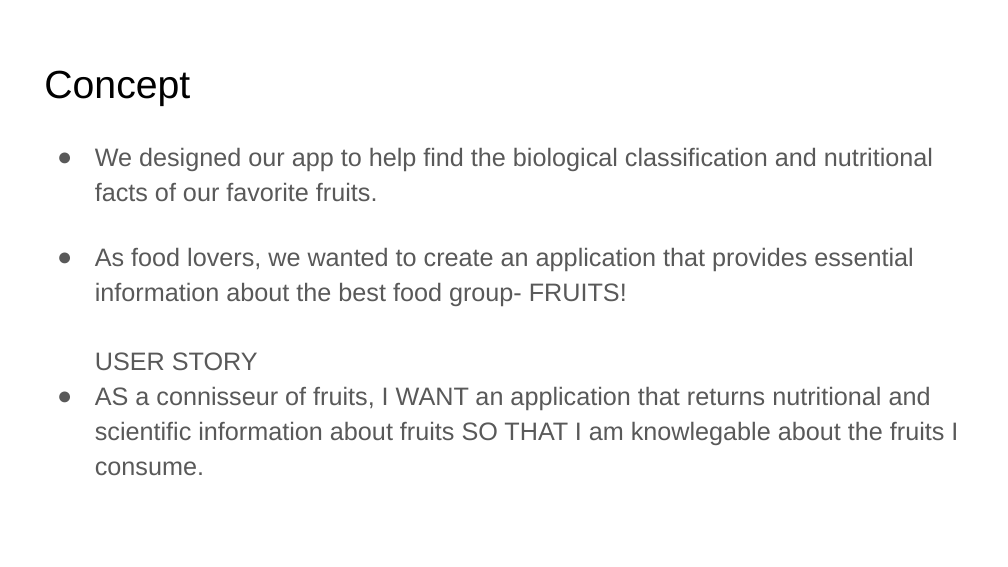
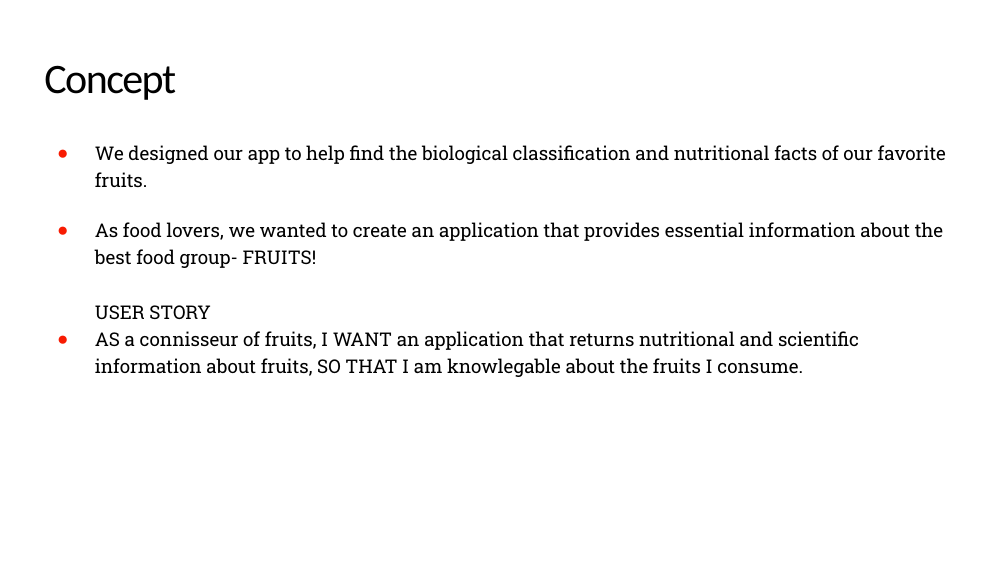
Before and after one commit to KatieThompson704/play-with-your-food, a slide deck: slide 3 of find-my-fruit_project1_HunterKatie.pptx. Drawn at 1008x567 pixels with LibreOffice and Linux fonts; fonts in the diff are those of the drawing. Boxes give left, top, right and bottom in pixels: in the first picture for what was removed or moved away, otherwise in the second. Text is boxed around its words. In the diff, an @@ line names an element or a change of style, - is before the commit and + after.

```diff
--- a/find-my-fruit_project1_HunterKatie.pptx
+++ b/find-my-fruit_project1_HunterKatie.pptx
@@ title "Concept" at box(44, 65, 176, 100): size 28 to 30 pt, font Arial to Calibri, letter spacing 0 to -1.1 pt; line spacing 1 to 0.85 @@
@@ text at box(95, 145, 946, 319): size 18 to 13.5 pt, font Arial to Roboto Slab, text colour #595959 to #000000 in "We designed our app to help find ...", "As food lovers, we wanted to create ..."; line spacing 1.15 to 1.2; bullet colour #595959 to #F81B02 @@
@@ text at box(95, 331, 859, 377): text changed; size 18 to 13.5 pt; font Arial to Roboto Slab; text colour #595959 to #000000 @@
-● AS a connisseur of fruits, I WANT an application that returns nutritional and scientific information about fruits SO THAT I am knowlegable about the fruits I consume.
+● AS a connisseur of fruits, I WANT an application that returns nutritional and scientific information about fruits, SO THAT I am knowlegable about the fruits I consume.
```
Also in this commit, not shown: 8 other slides changed, 2 other files.
